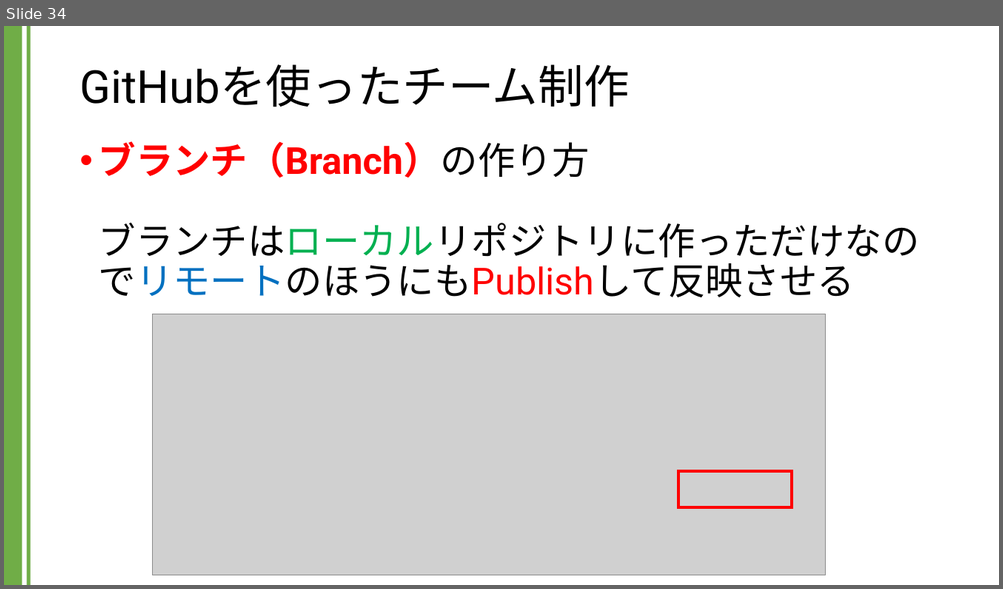
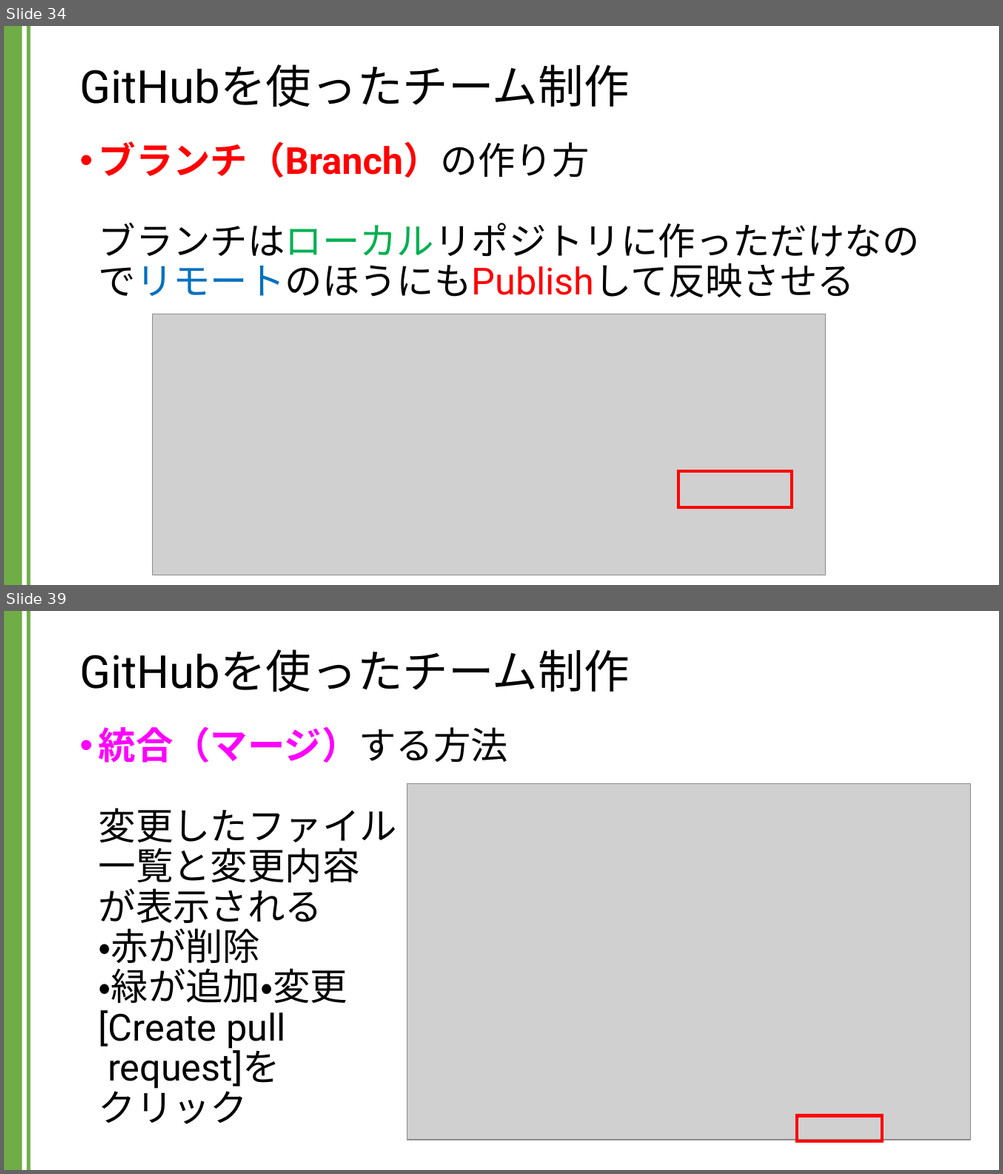
Before and after one commit to kic-murata/cpp2024, a slide deck: 授業資料/GitHubを用いたチーム制作.pptx. Shown one above the other, each under a label of ours: slide 34 before the commit, slides 34 and 39 after it; the slides between them are not shown. The pictures are 1003x589 and 1003x1174 pixels, drawn with LibreOffice and Linux fonts; fonts in the diff are those of the drawing; grey boxes stand for pictures. Boxes give left, top, right and bottom in pixels: in the first picture for what was removed or moved away, otherwise in the second. Text is boxed around its words. In the diff, an @@ line names an element or a change of style, - is before the commit and + after.

```diff
--- a/授業資料/GitHubを用いたチーム制作.pptx
+++ b/授業資料/GitHubを用いたチーム制作.pptx
@@ slide 39 added at bbox=[4, 611, 999, 1170], background #FFFFFF; not listed: 2 template elements that a slide beside it also shows @@
@@ title added at bbox=[79, 649, 629, 692], 44 pt, text #000000 @@
+GitHubを使ったチーム制作
@@ text added at bbox=[99, 726, 508, 1125], 36 pt, text #000000 @@
+• 統合（マージ）する方法
+  変更したファイル
+  一覧と変更内容
+  が表示される
+  ・赤が削除
+  ・緑が追加・変更
+  [Create pull
+  request]を
+  クリック
@@ picture added at bbox=[407, 783, 971, 1140] @@
@@ rectangle added at bbox=[797, 1116, 882, 1142], outline #FF0000 3 pt @@
```
Also in this commit, not shown: 1 slide changed, 8 other slides added.
